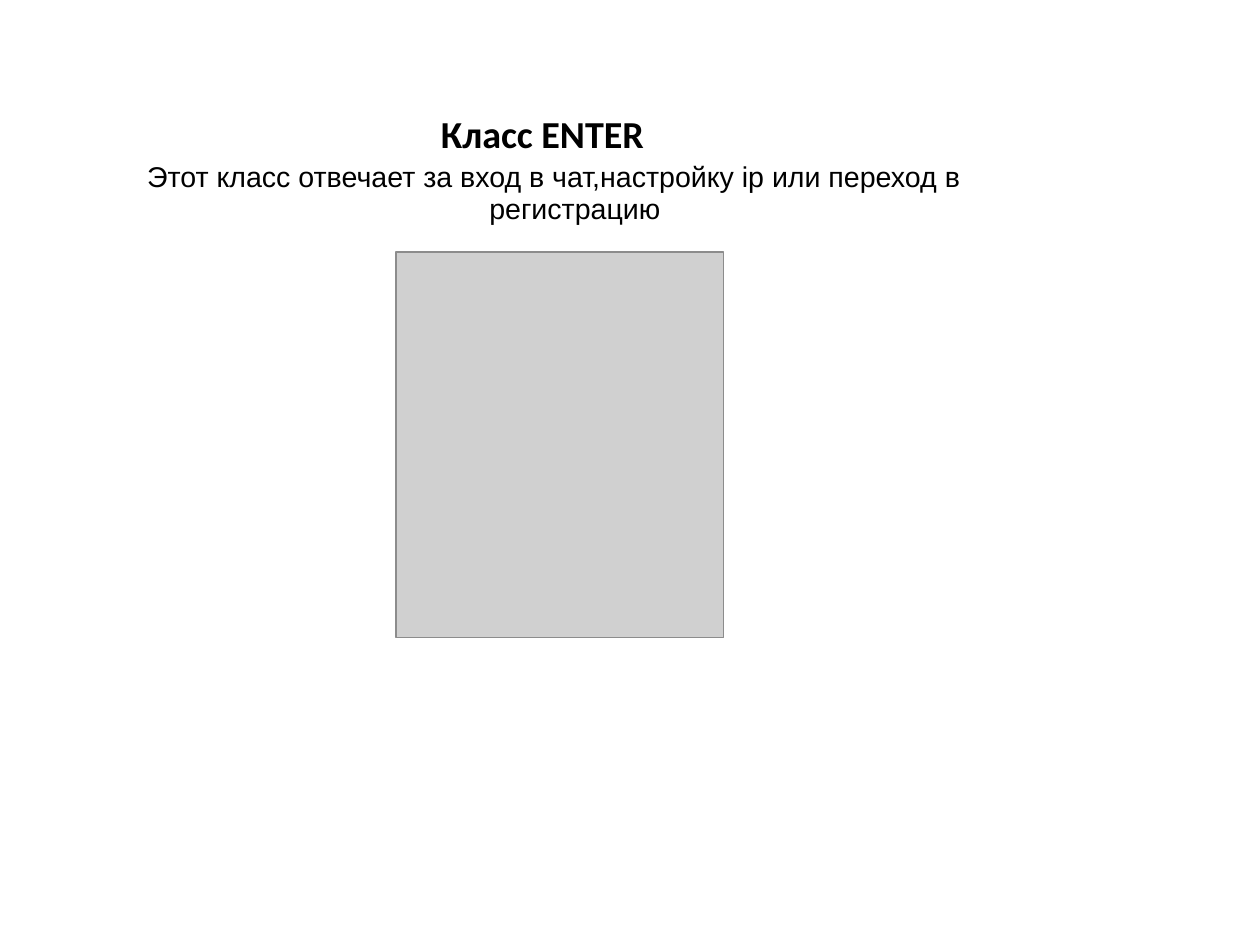
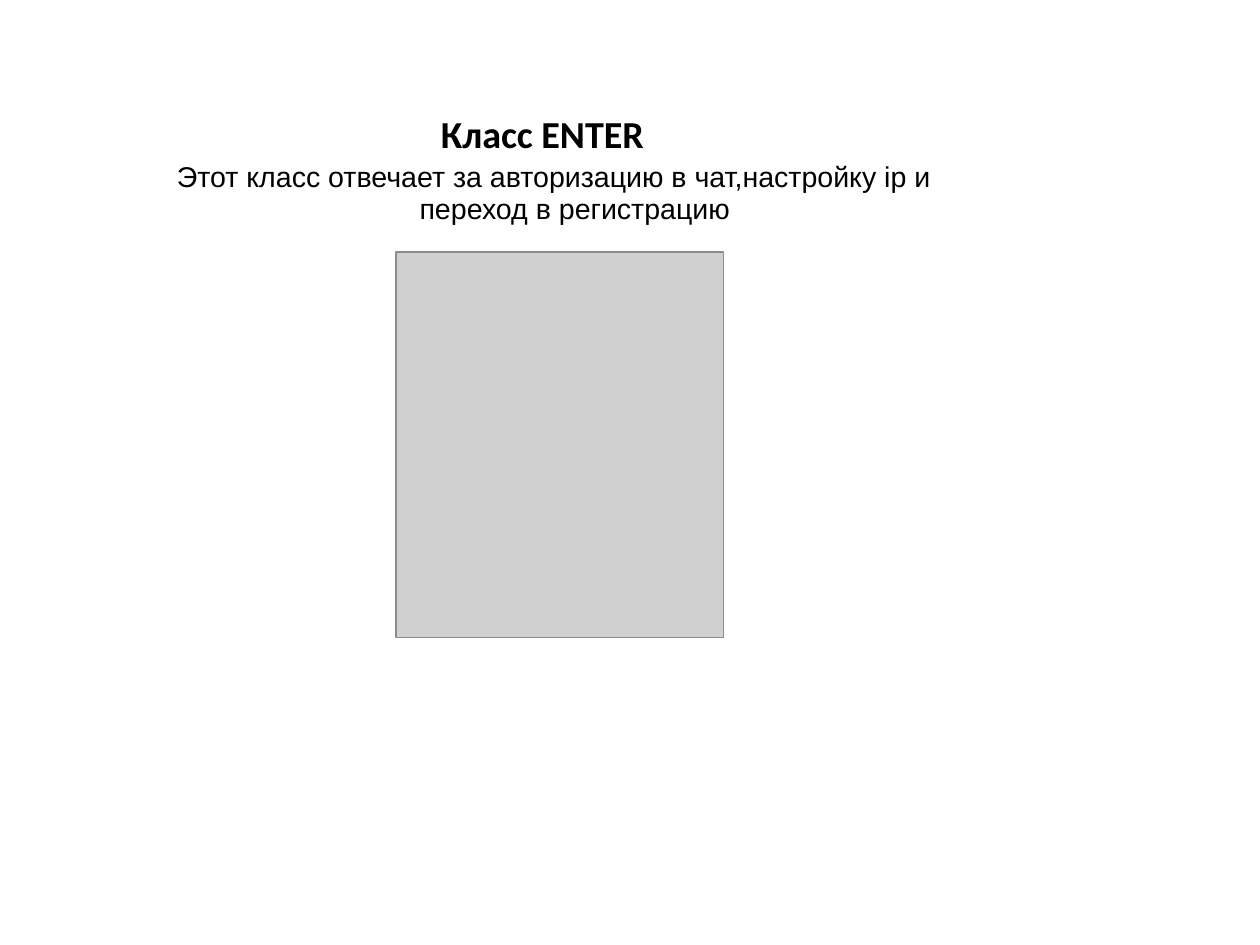
Before and after one commit to AexsandR/progect, a slide deck: slide 5 of chat_ppt.ppt. Drawn at 1260x945 pixels with LibreOffice and Linux fonts; fonts in the diff are those of the drawing; grey boxes stand for pictures; background and template pictures are left out. Boxes give left, top, right and bottom in pixels: in the first picture for what was removed or moved away, otherwise in the second. Text is boxed around its words. In the diff, an @@ line names an element or a change of style, - is before the commit and + after.

```diff
--- a/chat_ppt.ppt
+++ b/chat_ppt.ppt
@@ subtitle at (x1=177, y1=165, x2=930, y2=225): text changed @@
-Этот класс отвечает за вход в чат,настройку ip или переход в регистрацию
+Этот класс отвечает за авторизацию в чат,настройку ip и переход в регистрацию
```
Also in this commit, not shown: 1 other slide changed.
